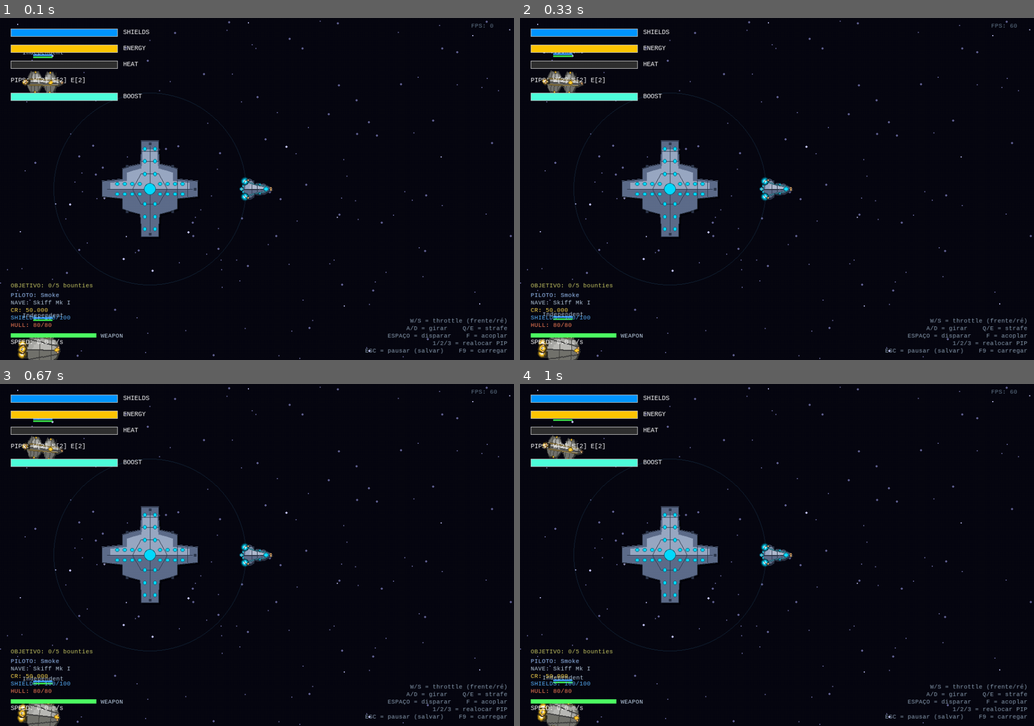
Above: before the commit, frames 1-4 (two rows, left to right).
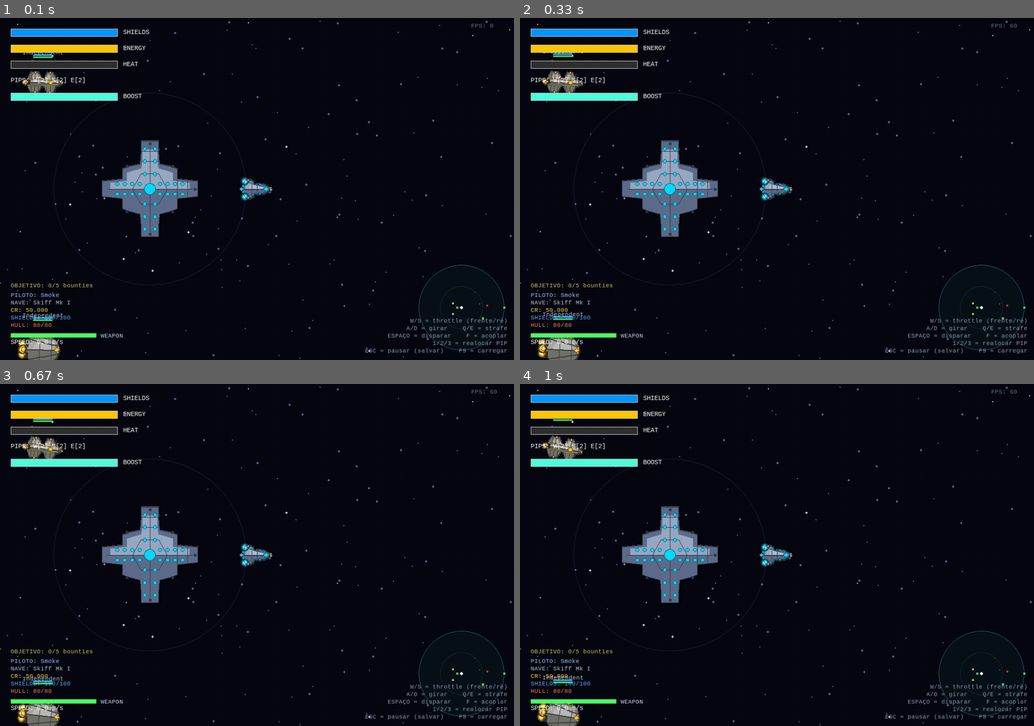
Above: after the commit, the same moments.

Repository: joekentt/Cyberpunk_Space_Game
Game: pygame game, started from main_pygame.py
Two runs of this game, one before a commit and one after it. Both use one fixed random seed, a clock stepped at 60 frames per second and the inputs below.
Inputs:
- Up to frame 1 (0.1 s): no input
- Up to frame 2 (0.33 s): no input
- Up to frame 3 (0.67 s): no input
- Up to frame 4 (1 s): no input

The runs differ from the first frame. In frame 1, 0.2% of the frame differs, in the area x 81-99%, y 72-98%; in frame 2, 0.2%; in frame 3, 0.2%; in frame 4, 0.2%.

Commit message:
feat: radar de proximidade + fonte única de hostilidade (Plano 03 / ADR 008)
Adiciona radar circular estilo Elite no canto inferior direito: player no
centro, blips coloridos por relação de facção (vermelho hostil, amarelo neutro,
ciano aliado, verde estação). Alvos fora do alcance grudam na borda, apagados.
Puramente de apresentação — lê universe.entities e station_mgr.get_all().

- systems/factions_util.py: fonte ÚNICA de hostilidade (HOSTILITY canônico +
  is_hostile direcional + relation simétrica). NPCManager.HOSTILITY vira alias
  e CombatManager.hostility_table é derivado — remove a duplicação (ADR 004).
- visual_engine/radar_math.py: projeção mundo→disco pura (sem pygame), clamp
  na borda. visual_engine/radar.py: classe Radar (só desenha), norte = +Y mundo.
- main_pygame.py: instancia self.radar (persistente), desenha em playing/paused,
  toggle por tecla (_radar_on).
- core/input_config.py: ação toggle_radar (padrão "r") + LABEL.
- data/balance.json + core/balance.py: seção radar com range (2000 u).
- tests/test_radar.py: matemática (projeção, clamp, fronteira) + relação de
  facção, sem importar pygame — todos passam.
- docs/decisions/008-radar-e-relacoes-faccao.md: ADR.
- README.md / CLAUDE.md: controle R, seção radar/HUD, fonte única, testes.

Testes de combate/IA continuam passando após o refactor de hostilidade.

https://claude.ai/code/session_01HXLDpxuVnvStaXcwKtpf7d

Diff:
--- a/core/balance.py
+++ b/core/balance.py
@@ -2,7 +2,8 @@
 balance — números de balanceamento de combate, data-driven.
 
 Carrega `data/balance.json` uma vez (singleton `balance`) e expõe as seções
-`firepower`, `ai` e `shield`. No mesmo espírito do `InputConfig`, é TOLERANTE A
+`firepower`, `ai`, `shield`, `boost` e `radar`. No mesmo espírito do
+`InputConfig`, é TOLERANTE A
 FALHAS: se o arquivo faltar ou estiver corrompido, usa `DEFAULTS` e o jogo nunca
 quebra. Chaves ausentes no JSON também caem no default por seção (merge raso).
 
@@ -40,6 +41,9 @@
         "recharge_per_s": 0.5,
         "cooldown": 0.4,
     },
+    "radar": {
+        "range": 2000.0,
+    },
 }
 
 _DEFAULT_PATH = os.path.join(
@@ -56,6 +60,7 @@
         self.ai: Dict[str, Any] = {}
         self.shield: Dict[str, Any] = {}
         self.boost: Dict[str, Any] = {}
+        self.radar: Dict[str, Any] = {}
         self.load()
 
     def load(self):
--- a/core/input_config.py
+++ b/core/input_config.py
@@ -30,6 +30,7 @@
         "boost": "left shift",
         "shoot": "space",
         "dock_toggle": "f",
+        "toggle_radar": "r",
         "pause": "escape",
     }
 
@@ -44,6 +45,7 @@
         "boost": "Boost (propulsor)",
         "shoot": "Disparar",
         "dock_toggle": "Acoplar / Desacoplar",
+        "toggle_radar": "Radar (liga/desliga)",
         "pause": "Pausar",
     }
 
--- a/data/balance.json
+++ b/data/balance.json
@@ -32,5 +32,10 @@
         "max_charge": 3.0,
         "recharge_per_s": 0.5,
         "cooldown": 0.4
+    },
+
+    "radar": {
+        "_comment": "Radar de proximidade (visual_engine/radar.py). range = alcance em unidades de mundo; blips além disso grudam na borda do disco. NÃO é o alcance de detecção da IA (ver ai.detection_range) — é só ajuda de UX.",
+        "range": 2000.0
     }
 }
--- a/main_pygame.py
+++ b/main_pygame.py
@@ -23,6 +23,7 @@
 from core.event_bus import bus
 from core.input_config import InputConfig
 from core.save_manager import SaveManager
+from core.balance import balance
 from systems.universe_manager import UniverseManager
 from systems.player_manager import PlayerManager
 from systems.npc_manager import NPCManager, NPCBehavior
@@ -39,6 +40,7 @@
 from visual_engine.vfx_generator import VFXGenerator, render_projectile
 from visual_engine.camera import Camera, ParallaxBackground
 from visual_engine.hud import HUD
+from visual_engine.radar import Radar
 from visual_engine.station_ui import StationUI
 from visual_engine.keybinds_ui import KeybindsUI
 from visual_engine.main_menu_ui import MainMenuUI
@@ -120,6 +122,8 @@
         self.camera = Camera(WIDTH, HEIGHT)
         self.parallax = ParallaxBackground(WIDTH, HEIGHT)
         self.hud = HUD(WIDTH, HEIGHT)
+        self.radar = Radar(WIDTH, HEIGHT, world_range=balance.radar["range"])
+        self._radar_on = True
         self._station_sprites = {}
 
         # UI overlay
@@ -593,6 +597,8 @@
 
             if ev.key == self._key("dock_toggle"):
                 bus.emit("PLAYER_INPUT", {"action": "dock_toggle"})
+            elif ev.key == self._key("toggle_radar"):
+                self._radar_on = not self._radar_on
             elif ev.key == pygame.K_1:
                 bus.emit("PLAYER_INPUT", {"action": "set_pips", "system": "weapons"})
             elif ev.key == pygame.K_2:
@@ -945,6 +951,12 @@
             self.hud.draw(self.screen, player)
             self._draw_combat_hud(player)
             self._draw_docking_prompt()
+            if self._radar_on:
+                self.radar.draw(
+                    self.screen, player,
+                    self.universe.entities.values(),
+                    self.station_mgr.get_all(),
+                )
 
         if self.game_state == "paused":
             self._draw_pause_menu()
--- a/systems/combat_manager.py
+++ b/systems/combat_manager.py
@@ -16,6 +16,7 @@
 from core.event_bus import bus
 from core.balance import balance
 from entities.projectile import Projectile
+from systems import factions_util
 
 
 # Templates de arma padrão. No futuro virão dos Modules equipados.
@@ -62,16 +63,9 @@
         # Cooldowns por (ship_id, weapon_slot)
         self.cooldowns: Dict[str, float] = {}
 
-        # Tabela de hostilidade entre facções (poderia vir do FactionManager)
-        # Por padrão, todas as facções podem atacar todas (PvE)
-        self.hostility_table = {
-            ("Pirates", "United Humans"): True,
-            ("Pirates", "Independent"): True,
-            ("Pirates", "Marth"): True,
-            ("United Humans", "Pirates"): True,
-            ("Orcs", "United Humans"): True,
-            ("Marth", "Pirates"): True,
-        }
+        # Hostilidade vem da fonte única `systems/factions_util` (ver ADR 008).
+        # Mantido como dict-espelho por compatibilidade; derivado, não duplicado.
+        self.hostility_table = {pair: True for pair in factions_util.HOSTILITY}
 
         bus.subscribe("PLAYER_INPUT", self._on_player_input)
         bus.subscribe("NPC_FIRE", self._on_npc_fire)
--- /dev/null
+++ b/systems/factions_util.py
@@ -0,0 +1,45 @@
+"""
+Fonte única de hostilidade entre facções (ver ADR 008).
+
+Antes, a tabela de pares hostis estava duplicada em
+`CombatManager.hostility_table` e `NPCManager.HOSTILITY`. Este módulo é a
+**fonte canônica** — puro (sem pygame), testável headless — reutilizado pela
+IA dos NPCs e pelo radar (`visual_engine/radar.py`). Não muda comportamento:
+o set abaixo é exatamente o que o `NPCManager` já usava.
+
+Convenções:
+  - `HOSTILITY` é direcional: `(atacante, alvo)` significa "atacante hostiliza
+    o alvo". A IA usa essa direção para decidir agressão.
+  - `is_hostile(a, b)` preserva a semântica direcional da IA.
+  - `relation(viewer, other)` é **simétrica** (para coloração do radar):
+    olha os dois sentidos e devolve "hostile" / "ally" / "neutral".
+"""
+from typing import Set, Tuple
+
+# Set canônico de pares hostis (atacante, alvo).
+HOSTILITY: Set[Tuple[str, str]] = {
+    ("Pirates", "United Humans"), ("Pirates", "Independent"), ("Pirates", "Marth"),
+    ("Orcs", "United Humans"),
+    ("Marth", "Pirates"),
+    ("United Humans", "Pirates"),
+}
+
+
+def is_hostile(attacker_faction: str, target_faction: str) -> bool:
+    """True se `attacker_faction` hostiliza `target_faction` (direcional)."""
+    return (attacker_faction, target_faction) in HOSTILITY
+
+
+def relation(viewer_faction: str, other_faction: str) -> str:
+    """
+    Relação **simétrica** entre quem observa e o alvo, para o radar:
+      - "ally"    → mesma facção
+      - "hostile" → hostil em qualquer sentido
+      - "neutral" → nenhum dos acima
+    """
+    if viewer_faction == other_faction:
+        return "ally"
+    if (viewer_faction, other_faction) in HOSTILITY or \
+       (other_faction, viewer_faction) in HOSTILITY:
+        return "hostile"
+    return "neutral"
--- a/systems/npc_manager.py
+++ b/systems/npc_manager.py
@@ -4,6 +4,7 @@
 from core.event_bus import bus
 from core.balance import balance
 from entities.ship import Ship
+from systems import factions_util
 
 class NPCBehavior:
     IDLE = "IDLE"
@@ -165,16 +166,11 @@
                 return entity
         return None
 
-    # Tabela simples de hostilidades (espelho do CombatManager).
-    # Em projeto maduro isso vem do FactionManager.
-    HOSTILITY = {
-        ("Pirates", "United Humans"), ("Pirates", "Independent"), ("Pirates", "Marth"),
-        ("Orcs", "United Humans"),
-        ("Marth", "Pirates"),
-        ("United Humans", "Pirates"),
-    }
+    # Hostilidade vem da fonte única `systems/factions_util` (ver ADR 008).
+    # Alias de classe mantido por compatibilidade (testes/legado).
+    HOSTILITY = factions_util.HOSTILITY
 
     def _is_hostile(self, attacker: Ship, target: Ship) -> bool:
         fa = getattr(attacker, "faction", "Independent")
         ft = getattr(target, "faction", "Independent")
-        return (fa, ft) in self.HOSTILITY
+        return factions_util.is_hostile(fa, ft)
--- /dev/null
+++ b/tests/test_radar.py
@@ -0,0 +1,114 @@
+"""
+Teste headless do radar de proximidade (ADR 008).
+
+Testa SÓ a matemática (projeção mundo→disco, clamp na borda) e a
+classificação de relação de facção — sem importar pygame, sem render.
+
+Valida:
+  1. Alvo na mesma posição do player → blip no centro (0,0), in_range.
+  2. Alvo dentro do alcance → blip proporcional, in_range=True.
+  3. Alvo além do alcance → blip clampado na borda (dist == disc_radius),
+     on_edge=True, in_range=False, direção preservada.
+  4. relation(): Pirates×United Humans → "hostile"; UH×UH → "ally";
+     Independent×UH → "neutral".
+"""
+import os
+import sys
+import math
+
+sys.path.insert(0, os.path.dirname(os.path.dirname(os.path.abspath(__file__))))
+
+# Garantia explícita: este teste NÃO pode depender de pygame.
+import importlib
+
+from visual_engine.radar_math import radar_project
+from systems.factions_util import relation, is_hostile, HOSTILITY
+
+
+def main():
+    print("=" * 60)
+    print("Teste de Radar (ADR 008)")
+    print("=" * 60)
+
+    # Garante que pygame NÃO foi importado pelos módulos sob teste.
+    assert "pygame" not in sys.modules, \
+        "radar_math/factions_util não devem importar pygame"
+    print("\n[0] Nenhum import de pygame nos módulos de matemática  ✓")
+
+    WORLD_RANGE = 2000.0
+    DISC = 80.0
+    player = [1000.0, 1000.0]
+
+    # ------------------------------------------------------------------
+    # 1) Alvo na origem relativa → centro
+    # ------------------------------------------------------------------
+    print("\n[1] Alvo na mesma posição → centro")
+    dx, dy, on_edge, in_range = radar_project(player, list(player), WORLD_RANGE, DISC)
+    assert (dx, dy) == (0.0, 0.0), (dx, dy)
+    assert not on_edge and in_range
+    print(f"  ✓ blip no centro (0,0), in_range={in_range}")
+
+    # ------------------------------------------------------------------
+    # 2) Alvo dentro do alcance → proporcional
+    # ------------------------------------------------------------------
+    print("\n[2] Alvo dentro do alcance → proporcional")
+    # 1000 unidades à direita (metade do alcance) → metade do raio do disco
+    target = [player[0] + 1000.0, player[1]]
+    dx, dy, on_edge, in_range = radar_project(player, target, WORLD_RANGE, DISC)
+    assert in_range and not on_edge
+    assert abs(dx - DISC * 0.5) < 1e-9, dx     # 1000/2000 * 80 = 40
+    assert abs(dy) < 1e-9, dy
+    print(f"  ✓ 1000u à direita → dx={dx:.1f} (metade do disco), in_range=True")
+
+    # Diagonal dentro do alcance preserva proporção
+    target_d = [player[0] + 600.0, player[1] + 800.0]  # dist=1000 < 2000
+    dx, dy, on_edge, in_range = radar_project(player, target_d, WORLD_RANGE, DISC)
+    assert in_range and not on_edge
+    expected_dist = 1000.0 / WORLD_RANGE * DISC  # 40
+    assert abs(math.hypot(dx, dy) - expected_dist) < 1e-9
+    print(f"  ✓ diagonal dist=1000u → |blip|={math.hypot(dx, dy):.1f} (proporcional)")
+
+    # ------------------------------------------------------------------
+    # 3) Alvo além do alcance → clampado na borda
+    # ------------------------------------------------------------------
+    print("\n[3] Alvo além do alcance → clampado na borda")
+    far = [player[0] + 5000.0, player[1] + 5000.0]  # dist ~7071 >> 2000
+    dx, dy, on_edge, in_range = radar_project(player, far, WORLD_RANGE, DISC)
+    assert on_edge and not in_range
+    dist_on_disc = math.hypot(dx, dy)
+    assert abs(dist_on_disc - DISC) < 1e-9, dist_on_disc
+    # Direção preservada: 45° (dx == dy, ambos positivos)
+    assert dx > 0 and dy > 0 and abs(dx - dy) < 1e-9
+    print(f"  ✓ clampado: |blip|={dist_on_disc:.1f} == disc_radius={DISC:.0f}, "
+          f"direção 45° preservada (dx={dx:.2f}, dy={dy:.2f})")
+
+    # Caso de fronteira exata: dist == world_range → ainda in_range, na borda
+    edge = [player[0] + WORLD_RANGE, player[1]]
+    dx, dy, on_edge, in_range = radar_project(player, edge, WORLD_RANGE, DISC)
+    assert in_range, "dist == world_range deve contar como dentro"
+    assert abs(dx - DISC) < 1e-9
+    print(f"  ✓ fronteira exata (dist==range) → dx={dx:.1f}, in_range=True")
+
+    # ------------------------------------------------------------------
+    # 4) Classificação de relação
+    # ------------------------------------------------------------------
+    print("\n[4] relation() por facção")
+    assert relation("United Humans", "Pirates") == "hostile"
+    assert relation("Pirates", "United Humans") == "hostile"
+    assert relation("United Humans", "United Humans") == "ally"
+    assert relation("United Humans", "Independent") == "neutral"
+    assert relation("Independent", "United Humans") == "neutral"
+    print("  ✓ Pirates×UH=hostile, UH×UH=ally, Independent×UH=neutral")
+
+    # is_hostile permanece direcional (semântica da IA preservada)
+    assert is_hostile("Pirates", "United Humans") is True
+    assert is_hostile("Orcs", "United Humans") is True
+    assert is_hostile("United Humans", "Orcs") is False  # direcional!
+    assert ("Orcs", "United Humans") in HOSTILITY
+    print("  ✓ is_hostile direcional: Orcs→UH=True mas UH→Orcs=False")
+
+    print("\nTeste de radar: OK")
+
+
+if __name__ == "__main__":
+    main()
--- /dev/null
+++ b/visual_engine/radar.py
@@ -0,0 +1,100 @@
+"""
+Radar / scanner de proximidade (ver ADR 008).
+
+Overlay de HUD circular, estilo Elite, fixo no canto. Lê posições já
+existentes (`universe.entities`, `station_mgr.get_all()`) relativas ao player
+e desenha blips coloridos por relação de facção. **Puramente de apresentação**:
+não toca lógica de jogo.
+
+A matemática de projeção fica em `radar_math.py` (pura, testável headless);
+esta classe só desenha. As cores de relação reutilizam o mesmo vocabulário
+visual do HUD de combate (vermelho hostil, etc.).
+
+Importante: o alcance do radar é uma ajuda de UX e **não** é o alcance de
+detecção da IA. Ver um blip não significa que aquela nave já te detectou.
+"""
+import pygame
+from typing import Iterable
+
+from visual_engine.radar_math import radar_project
+from systems.factions_util import relation
+
+# Cores por relação (alinhadas ao HUD de combate).
+COLOR_HOSTILE = (235, 45, 45)
+COLOR_NEUTRAL = (210, 200, 90)
+COLOR_ALLY    = (60, 200, 255)
+COLOR_STATION = (60, 220, 120)
+COLOR_PLAYER  = (255, 255, 255)
+
+_RELATION_COLOR = {
+    "hostile": COLOR_HOSTILE,
+    "neutral": COLOR_NEUTRAL,
+    "ally":    COLOR_ALLY,
+}
+
+
+class Radar:
+    def __init__(self, screen_w: int, screen_h: int, world_range: float = 2000.0,
+                 disc_radius: int = 80, margin: int = 18):
+        self.screen_w = screen_w
+        self.screen_h = screen_h
+        self.world_range = float(world_range)
+        self.disc_radius = int(disc_radius)
+        # Centro do disco: canto inferior direito.
+        self.cx = screen_w - margin - disc_radius
+        self.cy = screen_h - margin - disc_radius
+
+    def draw(self, screen: pygame.Surface, player,
+             entities: Iterable, stations: Iterable):
+        """Desenha disco, anéis, player no centro e blips."""
+        if player is None:
+            return
+
+        ppos = player.position
+        pfac = getattr(player, "faction", "Independent")
+
+        # --- Disco de fundo + anéis -----------------------------------
+        disc = pygame.Surface((self.disc_radius * 2, self.disc_radius * 2),
+                              pygame.SRCALPHA)
+        c = self.disc_radius
+        pygame.draw.circle(disc, (10, 25, 30, 150), (c, c), self.disc_radius)
+        pygame.draw.circle(disc, (40, 120, 130, 200), (c, c), self.disc_radius, 1)
+        pygame.draw.circle(disc, (30, 90, 100, 120), (c, c), self.disc_radius // 2, 1)
+        # Cruz central
+        pygame.draw.line(disc, (30, 90, 100, 90), (c, c - 4), (c, c + 4))
+        pygame.draw.line(disc, (30, 90, 100, 90), (c - 4, c), (c + 4, c))
+        screen.blit(disc, (self.cx - c, self.cy - c))
+
+        # --- Estações (verde) -----------------------------------------
+        for st in stations:
+            self._blit_blip(screen, ppos, getattr(st, "position", [0, 0]),
+                            COLOR_STATION, square=True)
+
+        # --- Naves (cor por relação) ----------------------------------
+        for ent in entities:
+            if getattr(ent, "is_player", False):
+                continue
+            efac = getattr(ent, "faction", "Independent")
+            color = _RELATION_COLOR[relation(pfac, efac)]
+            self._blit_blip(screen, ppos, getattr(ent, "position", [0, 0]), color)
+
+        # --- Player no centro -----------------------------------------
+        pygame.draw.circle(screen, COLOR_PLAYER, (self.cx, self.cy), 3)
+
+    def _blit_blip(self, screen, player_pos, target_pos, color, square=False):
+        dx, dy, on_edge, in_range = radar_project(
+            player_pos, target_pos, self.world_range, self.disc_radius)
+        x = int(self.cx + dx)
+        y = int(self.cy + dy)
+        if on_edge:
+            # Fora do alcance: blip atenuado (dá direção sem poluir).
+            faded = tuple(int(ch * 0.55) for ch in color)
+            if square:
+                pygame.draw.rect(screen, faded, (x - 2, y - 2, 4, 4), 1)
+            else:
+                pygame.draw.circle(screen, faded, (x, y), 2, 1)
+        else:
+            if square:
+                pygame.draw.rect(screen, color, (x - 2, y - 2, 4, 4))
+            else:
+                pygame.draw.circle(screen, color, (x, y), 2)
--- /dev/null
+++ b/visual_engine/radar_math.py
@@ -0,0 +1,49 @@
+"""
+Matemática pura do radar (ver ADR 008) — SEM pygame, testável headless.
+
+A classe `Radar` (em `radar.py`) só desenha; toda a projeção mundo→disco fica
+aqui para ser coberta por `tests/test_radar.py` sem abrir janela.
+
+Convenção de orientação: **norte do radar = +Y do mundo** (norte fixo do
+mundo, não alinhado à proa). Escolha deliberada por estabilidade visual: o
+disco não gira com a nave, então os blips não "deslizam" ao manobrar.
+"""
+import math
+from typing import Tuple
+
+
+def radar_project(player_pos, target_pos, world_range: float, disc_radius: float
+                  ) -> Tuple[float, float, bool, bool]:
+    """
+    Projeta a posição de um alvo no disco do radar, relativo ao player.
+
+    Retorna `(dx, dy, on_edge, in_range)` em pixels **relativos ao centro do
+    disco** (dx para a direita, dy para baixo na tela):
+      - alvo na mesma posição do player → (0, 0, False, True)
+      - alvo dentro do alcance → blip proporcional, in_range=True
+      - alvo além do alcance → blip clampado na borda
+        (|(dx,dy)| == disc_radius), on_edge=True, in_range=False
+
+    `world_range` é o alcance do radar em unidades de mundo; `disc_radius`
+    é o raio do disco em pixels.
+    """
+    rel_x = target_pos[0] - player_pos[0]
+    rel_y = target_pos[1] - player_pos[1]
+    dist = math.hypot(rel_x, rel_y)
+
+    if dist <= 1e-9:
+        return (0.0, 0.0, False, True)
+
+    in_range = dist <= world_range
+    scale = disc_radius / world_range
+    rx = rel_x * scale
+    ry = rel_y * scale
+
+    if not in_range:
+        # Clampa na borda do disco mantendo a direção.
+        norm = disc_radius / dist
+        rx = rel_x * norm
+        ry = rel_y * norm
+        return (rx, ry, True, False)
+
+    return (rx, ry, False, True)
Not shown, changed: README.md
Not shown, changed: CLAUDE.md
Not shown, added: docs/decisions/008-radar-e-relacoes-faccao.md
